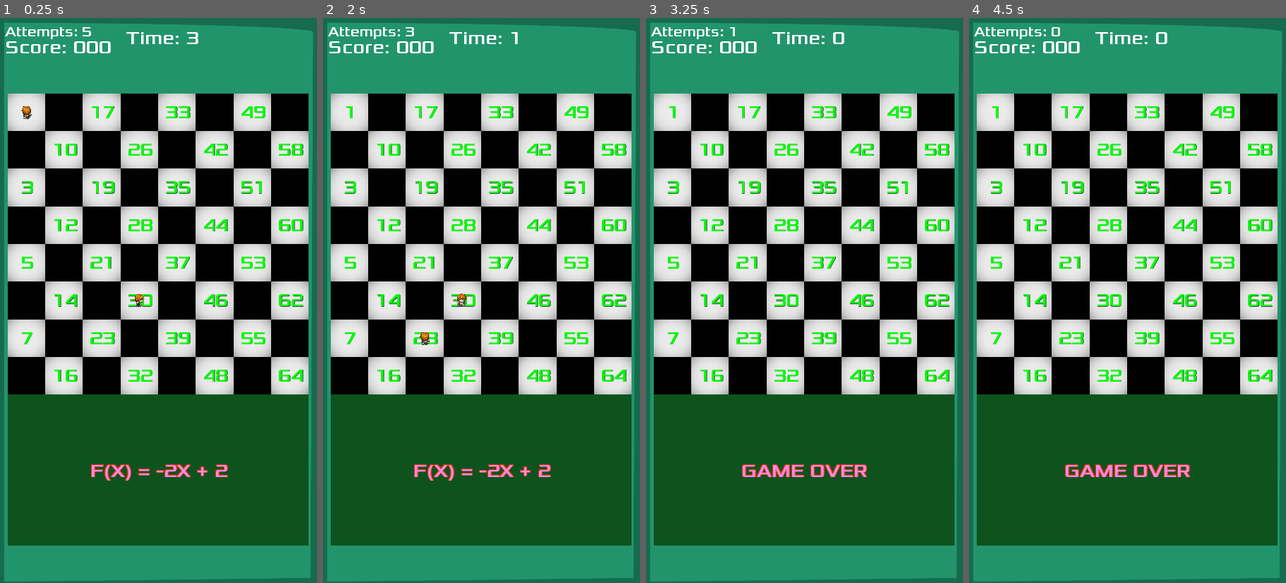
Above: before the commit, frames 1-4 (left to right).
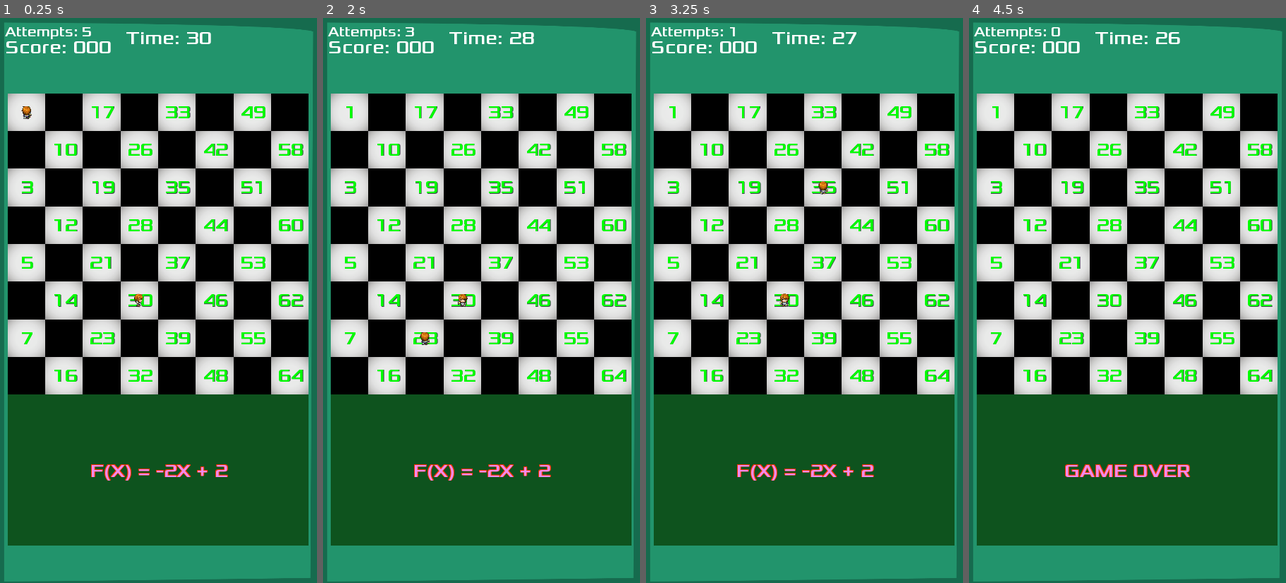
Above: after the commit, the same moments.

Repository: Wildrimak/the-math
Game: Godot game, scene res://scenes/Main.tscn
Same seed, same stepped clock (60 frames per second), same inputs: the game is played once before the commit and once after it.
Inputs (mouse positions are in pixels of both pictures, inside the frame that each line leads up to):
- Up to frame 1 (0.25 s): no input
- Up to frame 2 (2 s): move the mouse to (551, 272) at 0.52 s; click (551, 272) at 0.67 s; move the mouse to (418, 328) at 1.27 s; click (418, 328) at 1.42 s
- Up to frame 3 (3.25 s): move the mouse to (836, 176) at 2.02 s; click (836, 176) at 2.17 s; move the mouse to (788, 413) at 2.77 s; click (788, 413) at 2.92 s
- Up to frame 4 (4.5 s): move the mouse to (1222, 385) at 3.52 s; click (1222, 385) at 3.67 s; move the mouse to (1032, 215) at 4.27 s; click (1032, 215) at 4.42 s

The runs differ from the first frame. In frame 1, less than 0.1% of the frame differs, in the area x 42-67%, y 2-52%; in frame 2, 0.2%; in frame 3, 0.9%, in the area x 28-72%, y 2-82%; in frame 4, less than 0.1%.

Commit message:
Tempo aumentado!

Diff:
--- a/scenes/Main.tscn
+++ b/scenes/Main.tscn
@@ -43,6 +43,9 @@
 
 [node name="Alvo" parent="." instance=ExtResource( 4 )]
 editor/display_folded = true
+
+[node name="AnimatedSprite" parent="Alvo" index="1"]
+frame = 6
 
 [node name="Jogador" type="Area2D" parent="."]
 editor/display_folded = true
--- a/scripts/Main.gd
+++ b/scripts/Main.gd
@@ -11,7 +11,7 @@
 
 func _ready():
 	randomize()
-	self.tempo = 3
+	self.tempo = 30
 	self.start_position_tabuleiro = Vector2(28, 256)
 	self.tamanho_das_casas = 128
 	self.ordem = 8
